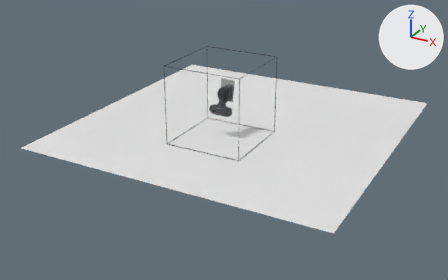
Two versions of the glTF model docs/gameover.glb, one commit apart.
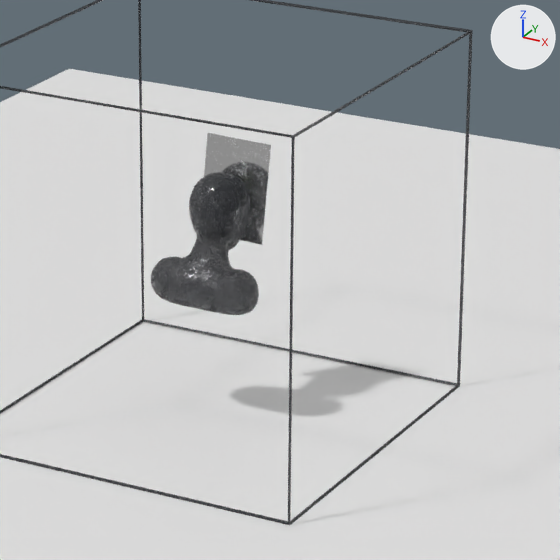
The first picture shows the older version from a 50 mm camera at (7.01, -13.72, 6.27) aimed at (-0.15, -0.71, -0.23). The close-ups show both versions on the part from 40% to 66% of the width and 18% to 60% of the height of that picture; other places that the commit changed are outside them. The lights are fixed; the arrows at upper right show +X, +Y and +Z. Where no turn or scale is listed for an object, it has been applied to the vertices. Vertices at the same position are counted once.

The first close-up shows 'Cube', 'clip', 'face', 'mirror'.
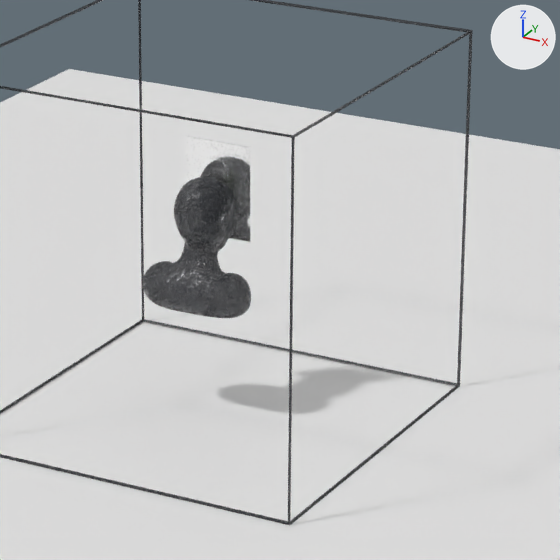
The change, as JSON lines over the scene's bpy script:
```json
{"block": "me_plane_005", "where": "me_plane_005.from_pydata(...)  # 20909 vertices, 41814 faces; spans x -0.331..0.281, y -1.255..-0.806, z -0.392..0.314"}
{"block": "me_plane_005", "where": "# used by ob_face; location = (-0.001, 0.0, 1.002)"}
{"block": "me_plane_005", "change": "me_plane_005 part 1: the whole mesh is multiplied about its middle by the matrix ((1.0, -0.019, 0.002), (0.019, 0.983, -0.181), (0.001, 0.181, 0.983)), then moved by (0.006, 0.699, 0.607)"}
{"op": "set", "path": "ob_face.location", "old": "(-0.001, 0.0, 1.002)", "new": "(-0.067, -0.718, 0.362)"}
{"op": "set", "path": "ob_mirror.location", "old": "(-0.02, 0.031, 1.002)", "new": "(-0.101, -0.012, 1.161)"}
{"op": "set", "path": "ob_mirror.rotation_euler", "old": "(0.18, -0.0109, 3.132)", "new": "(-0.00276, -0.0114, -3.131)", "note": "degrees (10, -0.6, 179) -> degrees (-0.2, -0.7, -179)"}
{"op": "set", "path": "ob_clip.location", "old": "(0.0, 0.0, 0.0)", "new": "(0.001, -0.003, -0.001)"}
```

Location of each change, [x1, y1, x2, y2] in pixels of the close-ups (560 x 560 px):
```json
{"object": "clip", "change": "moved", "before": [0, 69, 560, 560], "after": [0, 69, 560, 560]}
{"object": "face", "change": "reshaped, moved", "before": [151, 172, 259, 315], "after": [143, 177, 251, 318]}
{"object": "mirror", "change": "moved, turned", "before": [204, 133, 271, 245], "after": [186, 136, 251, 242]}
```
